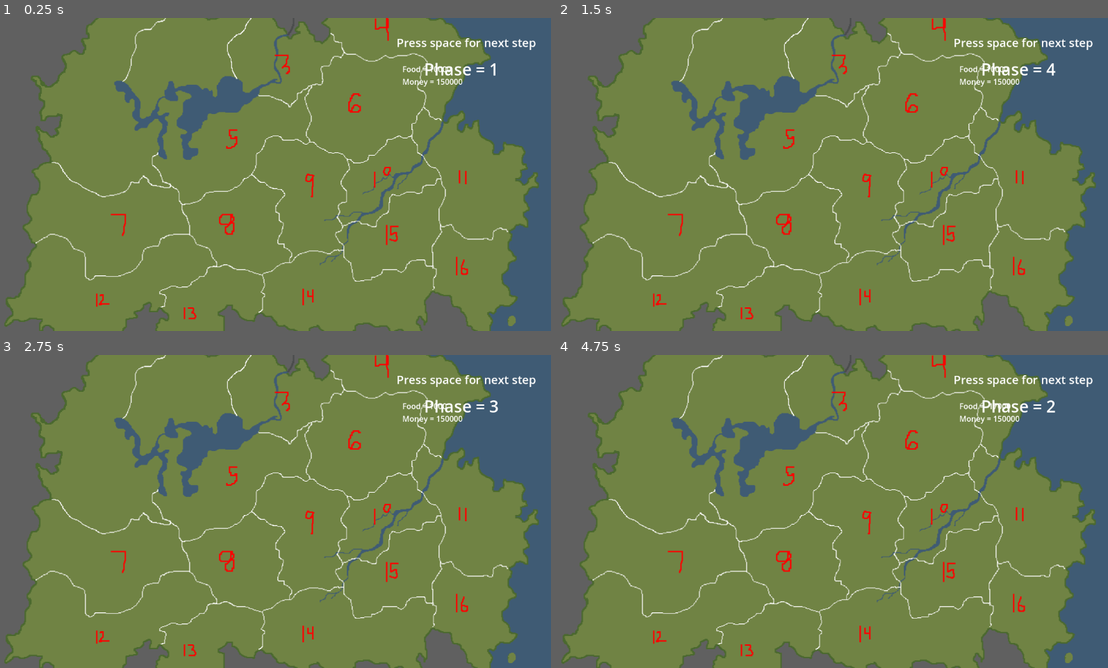
Above: before the commit, frames 1-4 (two rows, left to right).
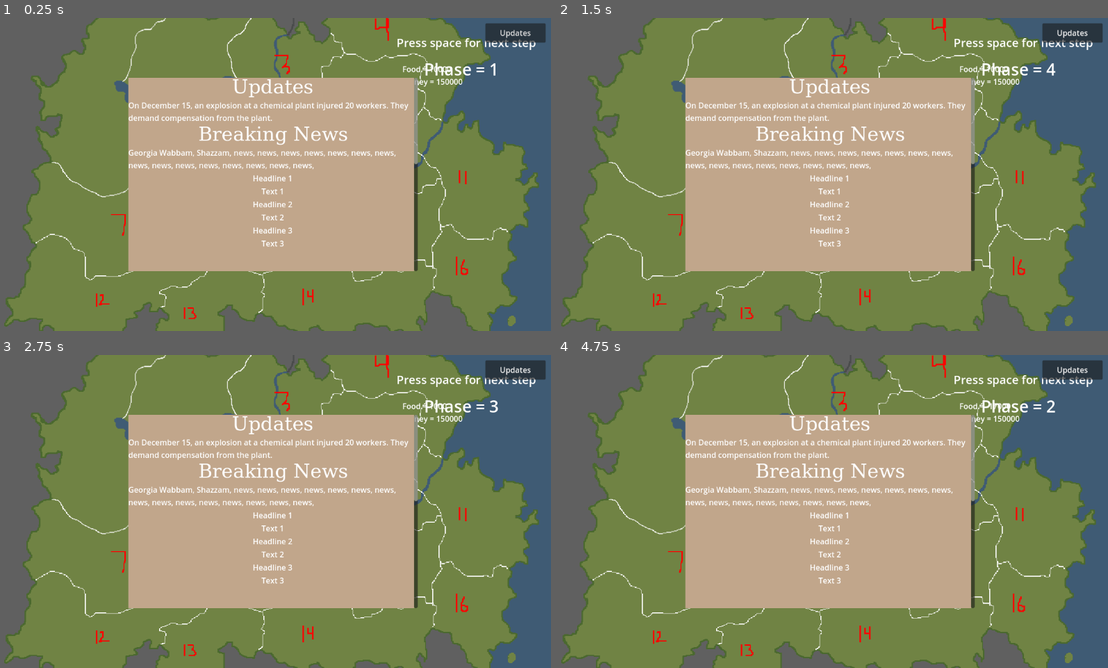
Above: after the commit, the same moments.

Repository: mccoogp/WeatherInc
Game: Godot game, scene res://world.tscn
Same seed, same stepped clock (60 frames per second), same inputs: the game is played once before the commit and once after it. The engine's default icon, where the game draws it, is replaced by a stand-in: a white triangle on a blue panel in a dark square.
Inputs (mouse positions are in pixels of both pictures, inside the frame that each line leads up to):
- Up to frame 1 (0.25 s): no input
- Up to frame 2 (1.5 s): click (1074, 33) at 0.5 s, where only the run after the commit has a clickable "Updates"; tap Space at 1.25 s; move the mouse to (953, 158) at 1.27 s; hold Right from 1.28 s (still down); hold X from 1.28 s (still down); click (953, 158) at 1.42 s
- Up to frame 3 (2.75 s): tap Space at 1.52, 2, 2.27 s; move the mouse to (159, 527) at 2.02 s; release Right at 2.03 s; release X at 2.03 s; hold Left from 2.03 s (still down); tap Enter at 2.1 s
- Up to frame 4 (4.75 s): tap Space at 2.75, 3.5, 3.77, 4.25, 4.52 s; move the mouse to (887, 442) at 2.77 s; release Left at 2.78 s; hold Backspace 2.78-3.53 s; hold Right 2.78-4.28 s; move the mouse to (804, 574) at 3.52 s; tap X at 3.6 s; click (804, 574) at 3.67 s; move the mouse to (997, 558) at 4.27 s; hold Left from 4.28 s (still down); hold Enter from 4.28 s (still down)

The runs differ from the first frame. In frame 1, 33% of the frame differs, in the area x 3-99%, y 0-97%; in frame 2, 33%; in frame 3, 33%; in frame 4, 33%.

Commit message:
Added rudimentary news/headlines functionality

Diff:
--- /dev/null
+++ b/data/news.json
@@ -0,0 +1,16 @@
+{
+  "News": {
+    "0": {
+      "Headline": "Headline 1",
+      "Body": "Text 1"
+    },
+    "1": {
+      "Headline": "Headline 2",
+      "Body": "Text 2"
+    },
+    "2": {
+      "Headline": "Headline 3",
+      "Body": "Text 3"
+    }
+  }
+}
--- /dev/null
+++ b/labels/font.tres
@@ -0,0 +1,28 @@
+[gd_resource type="FontFile" format=3 uid="uid://dhwvo5v6y25wn"]
+
+[resource]
+cache/0/16/0/ascent = 0.0
+cache/0/16/0/descent = 0.0
+cache/0/16/0/underline_position = 0.0
+cache/0/16/0/underline_thickness = 0.0
+cache/0/16/0/scale = 1.0
+cache/0/20/0/ascent = 0.0
+cache/0/20/0/descent = 0.0
+cache/0/20/0/underline_position = 0.0
+cache/0/20/0/underline_thickness = 0.0
+cache/0/20/0/scale = 1.0
+cache/0/1/0/ascent = 0.0
+cache/0/1/0/descent = 0.0
+cache/0/1/0/underline_position = 0.0
+cache/0/1/0/underline_thickness = 0.0
+cache/0/1/0/scale = 1.0
+cache/0/100/0/ascent = 0.0
+cache/0/100/0/descent = 0.0
+cache/0/100/0/underline_position = 0.0
+cache/0/100/0/underline_thickness = 0.0
+cache/0/100/0/scale = 1.0
+cache/0/40/0/ascent = 0.0
+cache/0/40/0/descent = 0.0
+cache/0/40/0/underline_position = 0.0
+cache/0/40/0/underline_thickness = 0.0
+cache/0/40/0/scale = 1.0
--- /dev/null
+++ b/labels/title.tres
@@ -0,0 +1,8 @@
+[gd_resource type="LabelSettings" load_steps=2 format=3 uid="uid://bw83k6s3dh6ys"]
+
+[ext_resource type="FontFile" uid="uid://dhwvo5v6y25wn" path="res://labels/font.tres" id="1_c6fl8"]
+
+[resource]
+line_spacing = 10.0
+font = ExtResource("1_c6fl8")
+font_size = 40
--- /dev/null
+++ b/news.tscn
@@ -0,0 +1,87 @@
+[gd_scene load_steps=7 format=3 uid="uid://begnb2n0ndp25"]
+
+[ext_resource type="Script" path="res://scroll_container.gd" id="1_esmcc"]
+[ext_resource type="Texture2D" uid="uid://d37hrhx7v44rg" path="res://tan background.jpg" id="1_iok06"]
+[ext_resource type="LabelSettings" uid="uid://bw83k6s3dh6ys" path="res://labels/title.tres" id="2_i62pv"]
+[ext_resource type="Script" path="res://update_btn.gd" id="3_gt6nm"]
+
+[sub_resource type="StyleBoxTexture" id="StyleBoxTexture_yleyt"]
+
+[sub_resource type="StyleBoxTexture" id="StyleBoxTexture_uy5r5"]
+
+[node name="News" type="Control"]
+layout_mode = 3
+anchors_preset = 15
+anchor_right = 1.0
+anchor_bottom = 1.0
+grow_horizontal = 2
+grow_vertical = 2
+
+[node name="ScrollContainer" type="ScrollContainer" parent="."]
+layout_direction = 1
+layout_mode = 1
+anchors_preset = -1
+anchor_left = 0.24
+anchor_top = 0.191
+anchor_right = 0.76
+anchor_bottom = 0.809
+offset_left = -0.480011
+offset_top = 0.231987
+offset_right = 0.479919
+offset_bottom = -0.231995
+grow_horizontal = 2
+grow_vertical = 2
+script = ExtResource("1_esmcc")
+
+[node name="TextureRect" type="TextureRect" parent="ScrollContainer"]
+layout_mode = 2
+size_flags_horizontal = 3
+size_flags_vertical = 3
+texture = ExtResource("1_iok06")
+expand_mode = 5
+
+[node name="VBoxContainer" type="VBoxContainer" parent="ScrollContainer/TextureRect"]
+layout_mode = 2
+offset_right = 600.0
+offset_bottom = 390.0
+
+[node name="Label" type="Label" parent="ScrollContainer/TextureRect/VBoxContainer"]
+layout_mode = 2
+text = "Updates"
+label_settings = ExtResource("2_i62pv")
+horizontal_alignment = 1
+vertical_alignment = 1
+
+[node name="Label2" type="Label" parent="ScrollContainer/TextureRect/VBoxContainer"]
+layout_mode = 2
+text = "On December 15, an explosion at a chemical plant injured 20 workers. They demand compensation from the plant."
+vertical_alignment = 1
+autowrap_mode = 2
+
+[node name="Label3" type="Label" parent="ScrollContainer/TextureRect/VBoxContainer"]
+layout_mode = 2
+text = "Breaking News"
+label_settings = ExtResource("2_i62pv")
+horizontal_alignment = 1
+vertical_alignment = 1
+
+[node name="Label4" type="Label" parent="ScrollContainer/TextureRect/VBoxContainer"]
+layout_mode = 2
+text = "Georgia Wabbam, Shazzam, news, news, news, news, news, news, news, news, news, news, news, news, news, news, news, "
+vertical_alignment = 1
+autowrap_mode = 2
+
+[node name="UpdateToggle" type="Button" parent="."]
+layout_direction = 1
+layout_mode = 0
+offset_left = 1016.0
+offset_top = 11.0
+offset_right = 1141.0
+offset_bottom = 51.0
+theme_override_styles/focus = SubResource("StyleBoxTexture_yleyt")
+theme_override_styles/hover = SubResource("StyleBoxTexture_uy5r5")
+text = "Updates"
+script = ExtResource("3_gt6nm")
+
+[connection signal="button_down" from="UpdateToggle" to="ScrollContainer" method="_on_update_toggle_button_down"]
+[connection signal="button_up" from="UpdateToggle" to="ScrollContainer" method="_on_update_toggle_button_up"]
--- /dev/null
+++ b/scroll_container.gd
@@ -0,0 +1,40 @@
+extends ScrollContainer
+
+
+# Called when the node enters the scene tree for the first time.
+func _ready() -> void:
+	const FILENAME = 'res://data/news.json'
+	var json_data = load_json_data(FILENAME)
+	print(json_data)
+
+	var vbox = get_node('TextureRect/VBoxContainer')
+
+	for key in json_data:
+		var item = json_data[key]
+		var headline = item['Headline']
+		var body = item['Body']
+
+		var title_label = Label.new()
+		title_label.text = headline
+		title_label.horizontal_alignment = HORIZONTAL_ALIGNMENT_CENTER
+		var body_label = Label.new()
+		body_label.text = body
+		body_label.horizontal_alignment = HORIZONTAL_ALIGNMENT_CENTER
+		vbox.add_child(title_label)
+		vbox.add_child(body_label)
+
+
+func load_json_data(path : String):
+	var filename = 'res://data/news.json'
+	var json_text = FileAccess.get_file_as_string(filename)
+	var json_dict = JSON.parse_string(json_text).get('News')
+	return json_dict
+
+# Called every frame. 'delta' is the elapsed time since the previous frame.
+func _process(delta: float) -> void:
+	pass
+
+
+func _on_update_toggle_button_down() -> void:
+	var scroll_container = get_node("TextureRect")
+	scroll_container.visible = !scroll_container.visible
--- /dev/null
+++ b/update_btn.gd
@@ -0,0 +1,14 @@
+extends Button
+
+
+# Called when the node enters the scene tree for the first time.
+func _ready() -> void:
+	print("Button is ready") # Replace with function body.
+
+
+# Called every frame. 'delta' is the elapsed time since the previous frame.
+func _process(delta: float) -> void:
+	pass
+
+func _pressed():
+	pass # only triggers when button is lifted up
--- a/world.tscn
+++ b/world.tscn
@@ -11,6 +11,7 @@
 [ext_resource type="Script" path="res://industry_menu_clicked.gd" id="6_ttn6t"]
 [ext_resource type="Script" path="res://popularity.gd" id="7_b887d"]
 [ext_resource type="Script" path="res://label_2.gd" id="7_vefmc"]
+[ext_resource type="PackedScene" uid="uid://begnb2n0ndp25" path="res://news.tscn" id="12_k216x"]
 
 [sub_resource type="LabelSettings" id="LabelSettings_j4inj"]
 font_size = 24
@@ -33,6 +34,7 @@
 districts = [NodePath("District"), NodePath("District2"), NodePath("District3"), NodePath("District4"), NodePath("District5"), NodePath("District6"), NodePath("District7"), NodePath("District8"), NodePath("District9")]
 
 [node name="Background" type="Sprite2D" parent="."]
+texture_filter = 1
 position = Vector2(417, 309)
 scale = Vector2(0.720001, 0.716921)
 texture = ExtResource("2_yw1kr")
@@ -87,6 +89,7 @@
 DistrictNumber = 9
 
 [node name="Label2" type="Label" parent="."]
+texture_filter = 2
 offset_left = 676.0
 offset_top = 7.0
 offset_right = 965.0
@@ -190,3 +193,7 @@
 offset_top = 67.0
 offset_right = 979.0
 offset_bottom = 142.0
+
+[node name="HUD" type="CanvasLayer" parent="."]
+
+[node name="News" parent="HUD" instance=ExtResource("12_k216x")]
Not shown, added: Godot spreadsheet - Sheet1.tsv
Binary file added: tan background.jpg
Not shown, added: tan background.jpg.import
Not shown: 1 places in world.tscn that only renumber resources
Not shown, added: newE95C.tmp
Not shown, added: newF979.tmp
